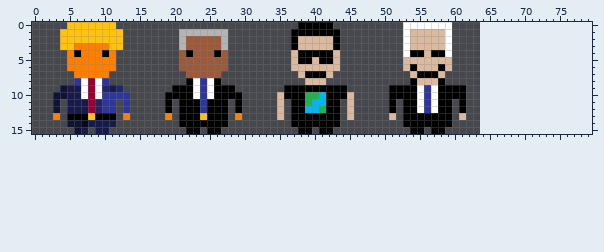
One commit to this sprite sheet: assets/sprites.png. Above is the file before it was changed.
The file is 64x16 pixels. Colours within 5 levels of each other are drawn and written as one. The old version is drawn lined up with the new one, on the new canvas.
Now the later version:
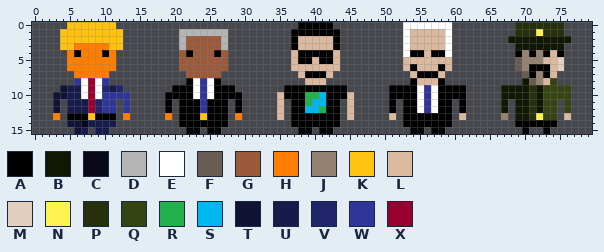
Palette (. is transparent): A #000000  B #121704  C #080919  D #b4b4b4  E #ffffff  F #685b4f  G #9c5a3c  H #ff7e00  J #958270  K #ffc20e  L #dbb99e  M #e2cfbe  N #fdf350  P #26300d  Q #364414  R #22b14c  S #00b7ef  T #101334  U #171b4b  V #21266b  W #2f3699  X #990030
What changed:
canvas 64x16 -> 80x16
The edit adds colour A in row 4 at x 69, 71, 73 and 75; in row 6 at x 71 to 73; in row 7 at x 71 and 73; in row 14 at x 69 to 74; in row 15 at x 70 and 73.
The edit adds colour B in row 2 at x 68 to 76; in row 3 at x 69 to 75; in row 8 at x 70; in rows 9 to 10 at x 67 to 70 and 72; in rows 11 to 12 at x 67, 69 to 70 and 72; in row 13 at x 69 to 70.
The edit adds colour F in rows 5 to 6 at x 69; in row 7 at x 70; in row 8 at x 71.
The edit adds colour J in row 4 at x 70 and 72; in row 5 at x 70 to 72; in row 6 at x 70; in rows 7 to 8 at x 72; in row 13 at x 67.
The edit adds colour L in row 4 at x 74; in row 5 at x 73 to 74; in rows 6 to 7 at x 74; in row 8 at x 73; in row 13 at x 76.
The edit adds colour M in rows 5 to 6 at x 75.
The edit adds colour N in row 1 at x 72; in row 13 at x 72.
The edit adds colour P in row 0 at x 69 to 75; in row 1 at x 69 to 71 and 73 to 75; in rows 9 to 13 at x 71.
The edit adds colour Q in row 8 at x 74; in rows 9 to 10 at x 73 to 76; in rows 11 to 12 at x 73 to 74 and 76; in row 13 at x 73 to 74.
Changed places in both pictures, as pixel boxes (x1, y1, x2, y2):
added: (501, 22, 571, 134)
